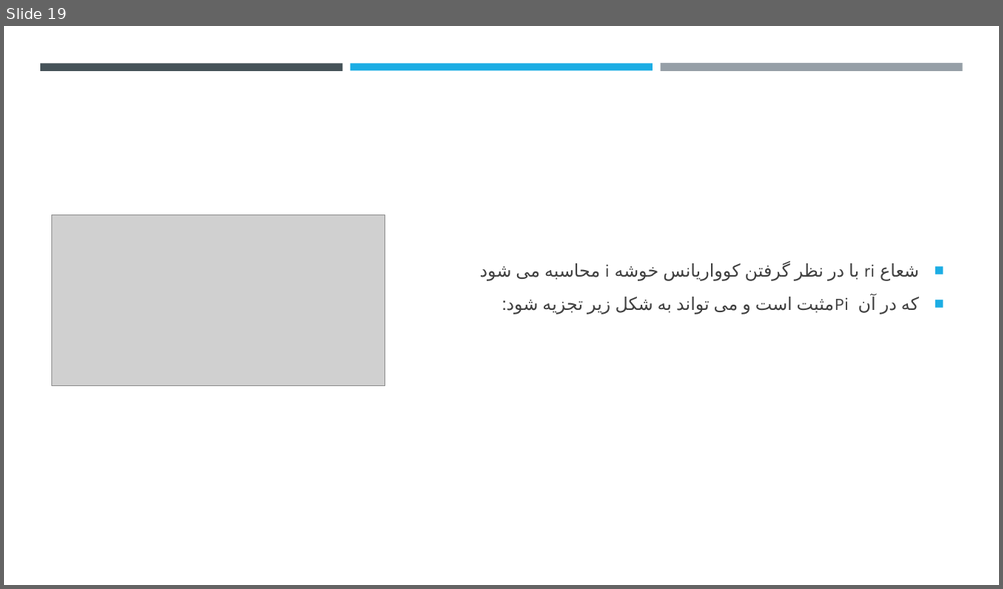
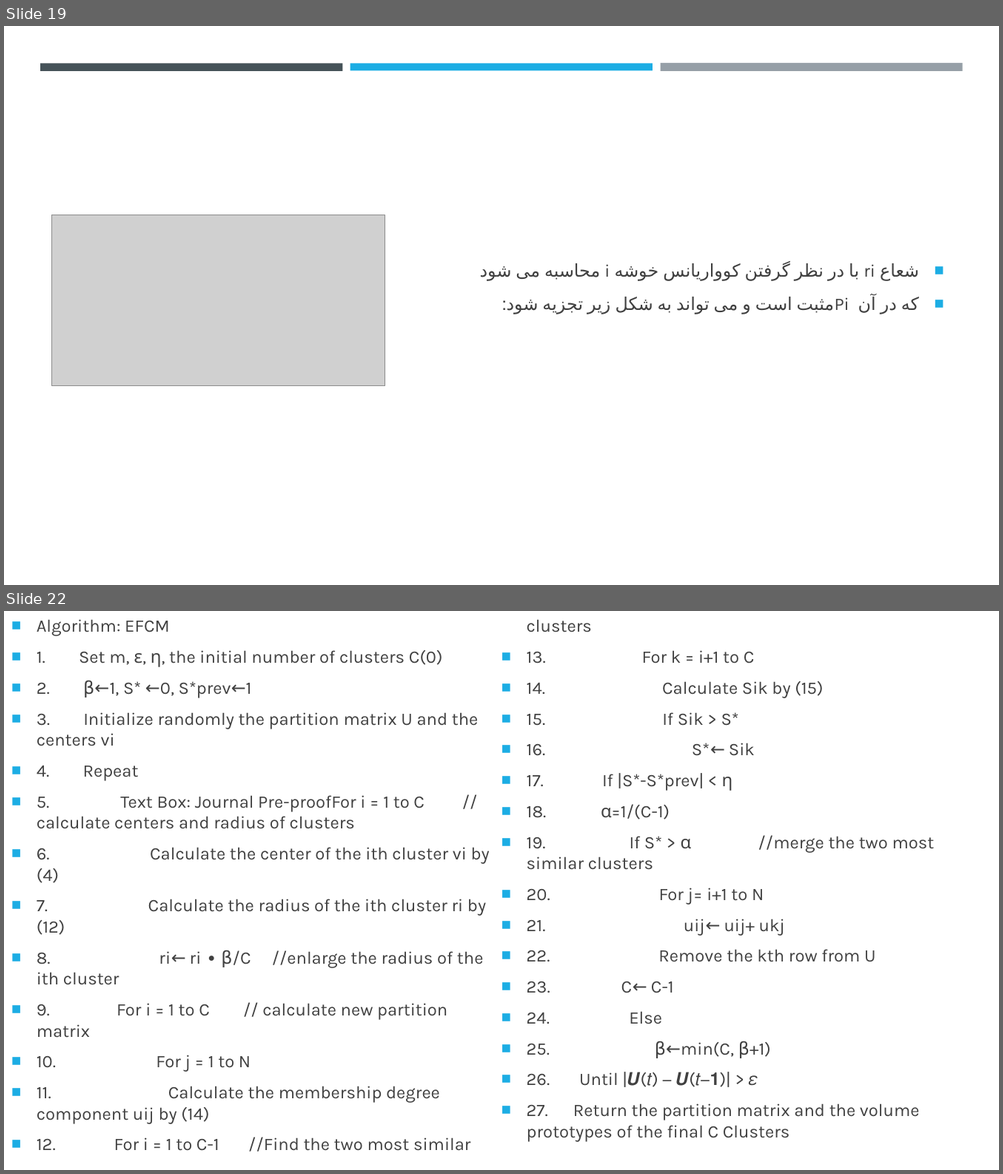
Before and after one commit to farshad36/data-mining-article, a slide deck: article.pptx. Shown one above the other, each under a label of ours: slide 19 before the commit, slides 19 and 22 after it; the slides between them are not shown. The pictures are 1003x589 and 1003x1174 pixels, drawn with LibreOffice and Linux fonts; fonts in the diff are those of the drawing; grey boxes stand for pictures. Boxes give left, top, right and bottom in pixels: in the first picture for what was removed or moved away, otherwise in the second. Text is boxed around its words. In the diff, an @@ line names an element or a change of style, - is before the commit and + after.

```diff
--- a/article.pptx
+++ b/article.pptx
@@ slide 22 added at (4,611,999,1170), background #FFFFFF @@
@@ text added at (37,619,919,1152), 17 pt, text #404040 @@
+■ Algorithm: EFCM
+■ 1. Set m, ε, η, the initial number of clusters C(0)
+■ 2. β←1, S* ←0, S*prev←1
+■ 3. Initialize randomly the partition matrix U and the centers vi
+■ 4. Repeat
+■ 5. Text Box: Journal Pre-proofFor i = 1 to C // calculate centers and radius of clusters
+■ 6. Calculate the center of the ith cluster vi by (4)
+■ 7. Calculate the radius of the ith cluster ri by (12)
+■ 8. ri← ri ∙ β/C //enlarge the radius of the ith cluster
+■ 9. For i = 1 to C // calculate new partition matrix
+■ 10. For j = 1 to N
+■ 11. Calculate the membership degree component uij by (14)
+■ 12. For i = 1 to C-1 //Find the two most similar clusters
+■ 13. For k = i+1 to C
+■ 14. Calculate Sik by (15)
+■ 15. If Sik > S*
+■ 16. S*← Sik
+■ 17. If |S*-S*prev| < η
+■ 18. α=1/(C-1)
+■ 19. If S* > α //merge the two most similar clusters
+■ 20. For j= i+1 to N
+■ 21. uij← uij+ ukj
+■ 22. Remove the kth row from U
+■ 23. C← C-1
+■ 24. Else
+■ 25. β←min(C, β+1)
+■ 26. Until |𝑼(𝑡) − 𝑼(𝑡−𝟏)| > 𝜀
+■ 27. Return the partition matrix and the volume prototypes of the final C Clusters
```
Also in this commit, not shown: 10 other slides added, 37 other files.
